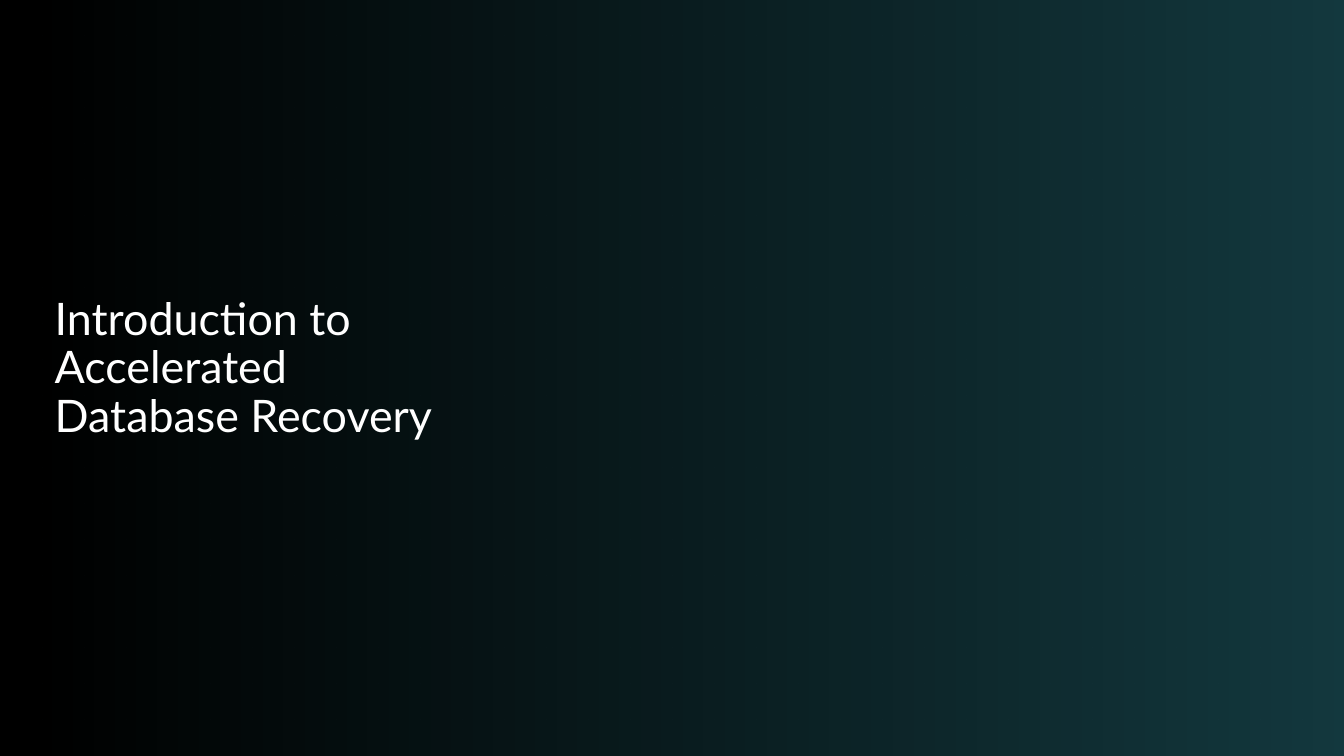
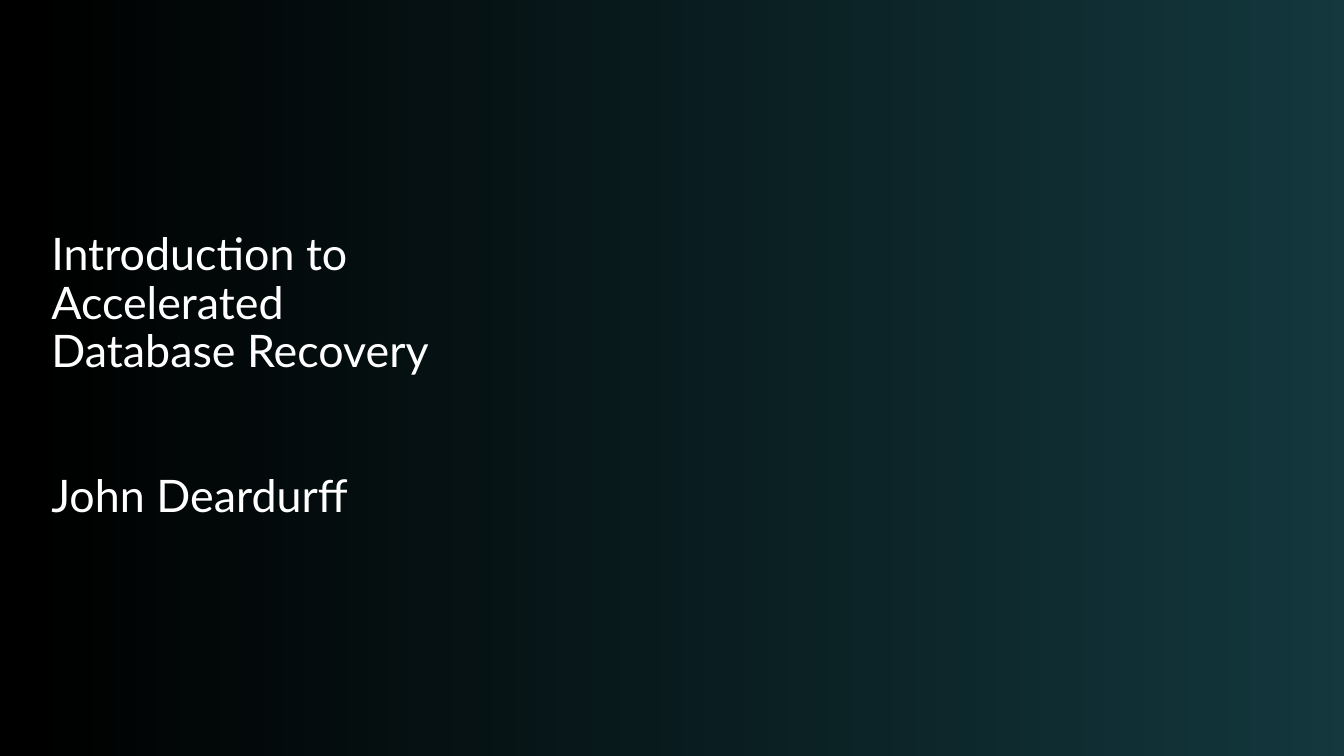
Before and after one commit to SQLMCT/Accelerated_Database_Recovery, a slide deck: slide 1 of JD_Accelerated_Database_Recovery.pptx. Drawn at 1344x756 pixels with LibreOffice and Linux fonts; fonts in the diff are those of the drawing; background and template pictures are left out. Boxes give left, top, right and bottom in pixels: in the first picture for what was removed or moved away, otherwise in the second. Text is boxed around its words. In the diff, an @@ line names an element or a change of style, - is before the commit and + after.

```diff
--- a/JD_Accelerated_Database_Recovery.pptx
+++ b/JD_Accelerated_Database_Recovery.pptx
@@ title at [51, 237, 429, 513]: text changed @@
-Introduction to
-Accelerated
-Database Recovery
+Introduction to
+Accelerated
+Database Recovery
+John Deardurff
```
Also in this commit, not shown: 5 other slides changed, 1 slide removed.
